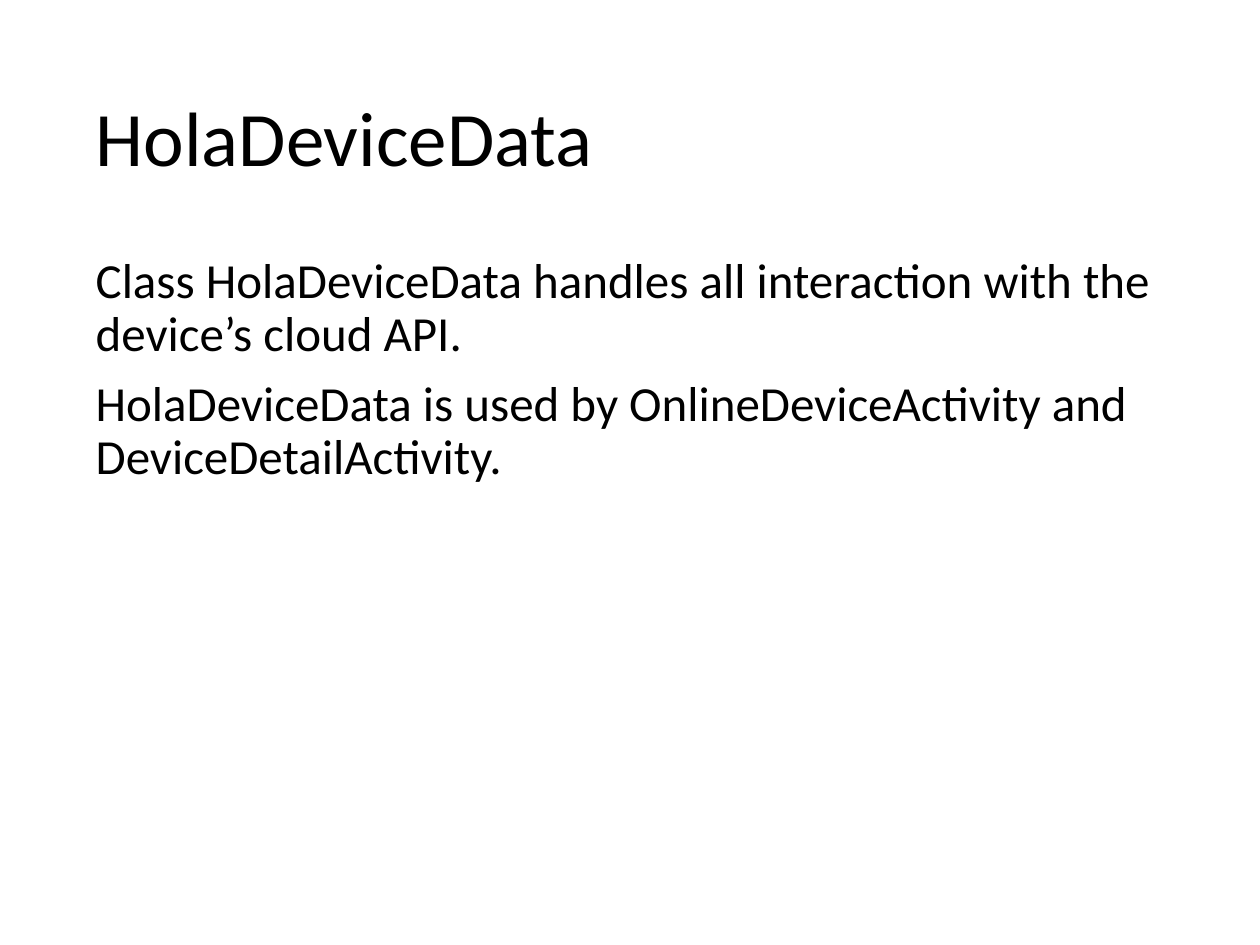
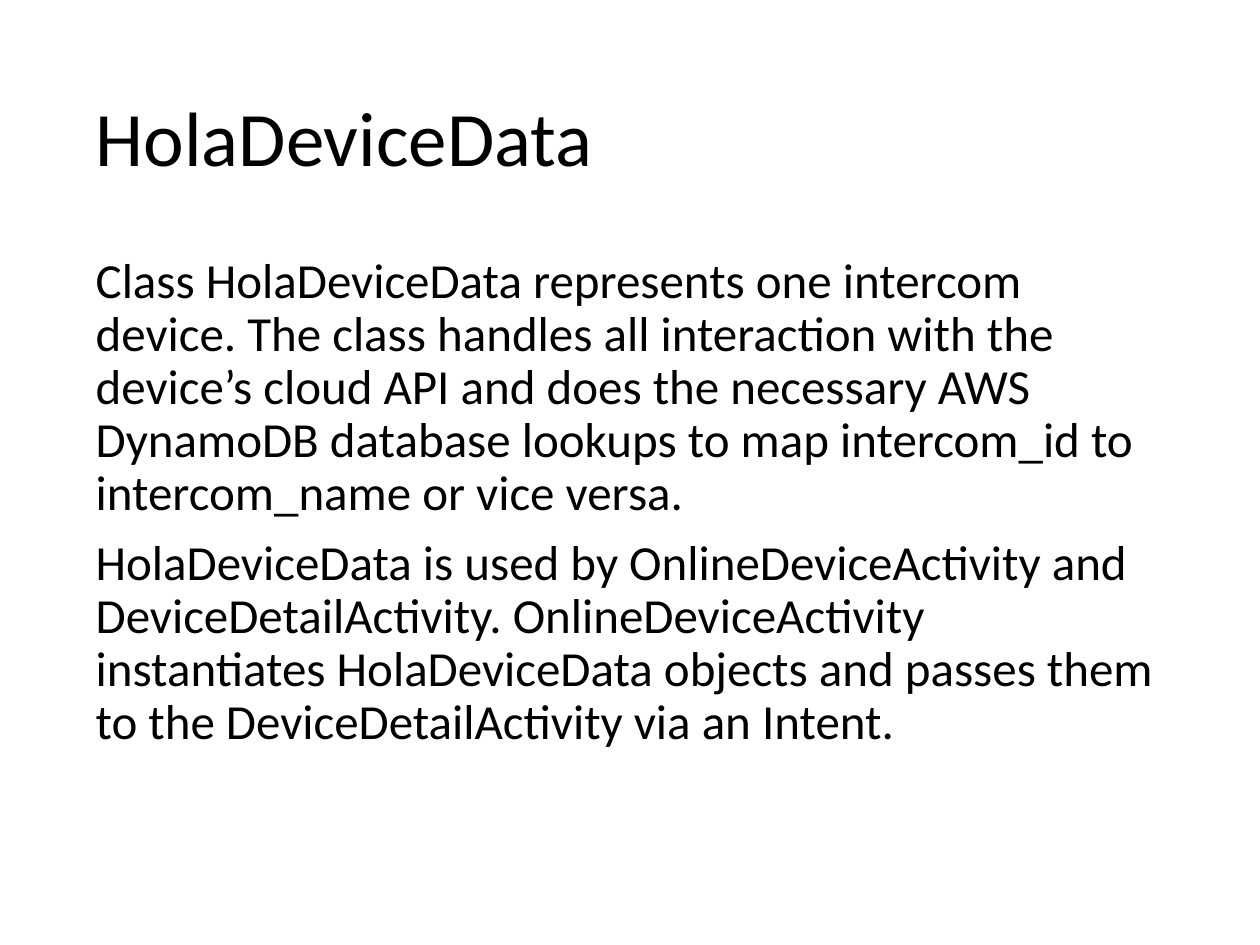
Before and after one commit to rlysens/spark-setup-android, a slide deck: slide 4 of doc/HolaAppDesign.pptx (slide 3 before the commit). Drawn at 1260x945 pixels with LibreOffice and Linux fonts; fonts in the diff are those of the drawing. Boxes give left, top, right and bottom in pixels: in the first picture for what was removed or moved away, otherwise in the second. Text is boxed around its words. In the diff, an @@ line names an element or a change of style, - is before the commit and + after.

```diff
--- a/doc/HolaAppDesign.pptx
+++ b/doc/HolaAppDesign.pptx
@@ text at box(96, 264, 1153, 747): text changed @@
-Class HolaDeviceData handles all interaction with the device’s cloud API.
-HolaDeviceData is used by OnlineDeviceActivity and DeviceDetailActivity.
+Class HolaDeviceData represents one intercom device. The class handles all interaction with the device’s cloud API and does the necessary AWS DynamoDB database lookups to map intercom_id to intercom_name or vice versa.
+HolaDeviceData is used by OnlineDeviceActivity and DeviceDetailActivity. OnlineDeviceActivity instantiates HolaDeviceData objects and passes them to the DeviceDetailActivity via an Intent.
```
Also in this commit, not shown: 1 other slide changed, 2 slides added.
